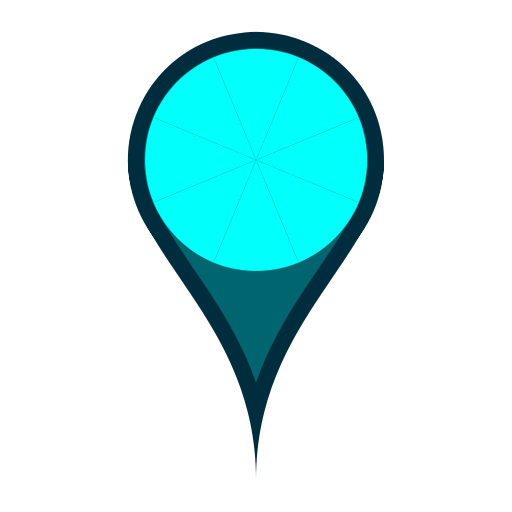
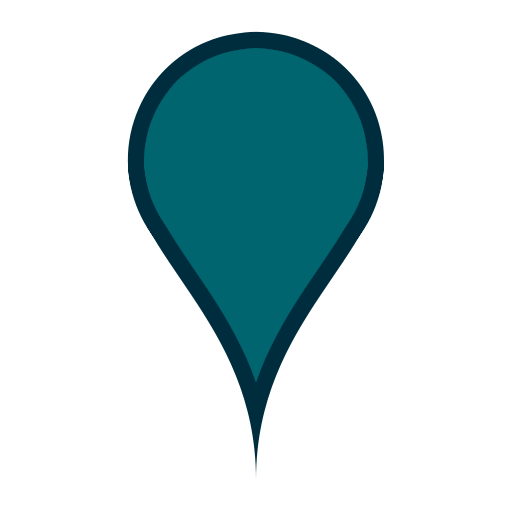
Two versions of the same layered image (512x512). Layer-by-layer changes:
hid group "Layer Group" (8 layers) over <box>144,48,368,272</box>
hid "Background copy #12" over <box>152,158,258,264</box>
hid "Background copy #5" over <box>144,115,258,205</box>
hid "Background copy #6" over <box>152,56,258,162</box>
hid "Background copy #7" over <box>211,48,301,162</box>
hid "Background copy #8" over <box>254,56,360,162</box>
hid "Background copy #9" over <box>254,115,368,205</box>
hid "Background copy #10" over <box>254,158,360,264</box>
hid "Background copy #11" over <box>211,158,301,272</box>
